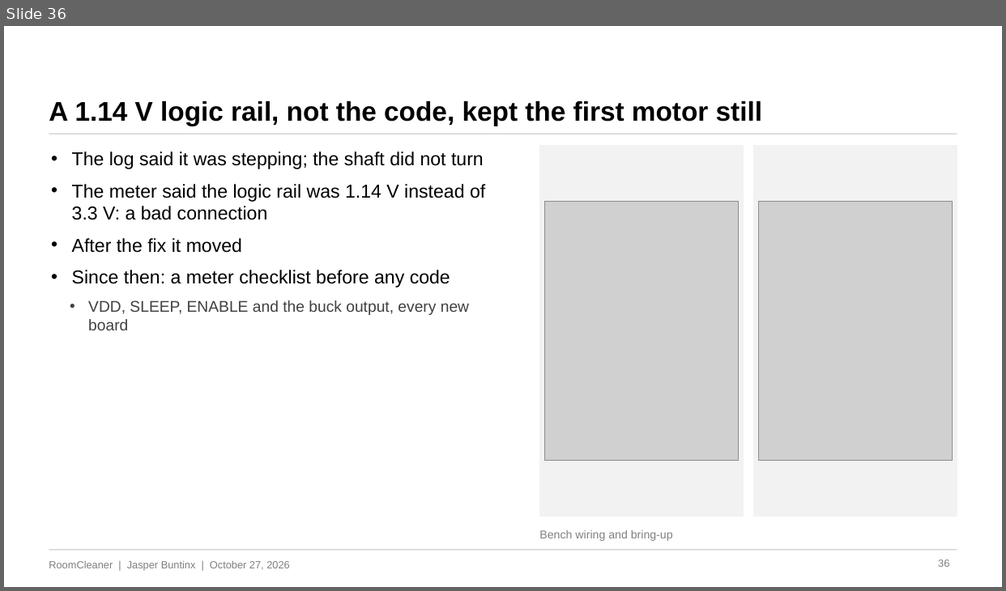
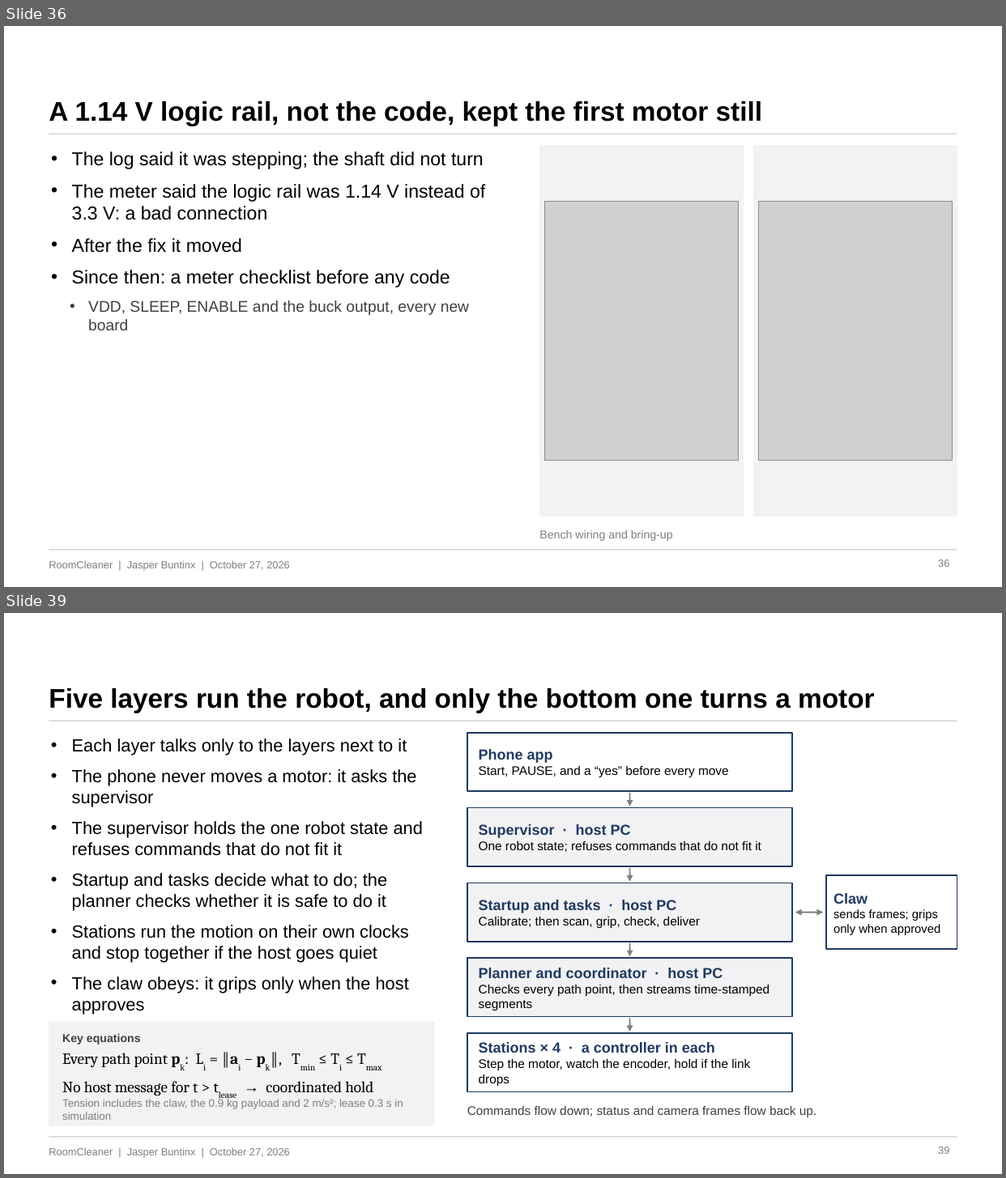
Before and after one commit to Jaspario1199/RoomCleaner, a slide deck: docs/presentation/deck_v4/RoomCleaner_Buntinx_Oct27_v4.pptx. Shown one above the other, each under a label of ours: slide 36 before the commit, slides 36 and 39 after it; the slides between them are not shown. The pictures are 1006x591 and 1006x1178 pixels, drawn with LibreOffice and Linux fonts; fonts in the diff are those of the drawing; grey boxes stand for pictures. Boxes give left, top, right and bottom in pixels: in the first picture for what was removed or moved away, otherwise in the second. Text is boxed around its words. In the diff, an @@ line names an element or a change of style, - is before the commit and + after.

```diff
--- a/docs/presentation/deck_v4/RoomCleaner_Buntinx_Oct27_v4.pptx
+++ b/docs/presentation/deck_v4/RoomCleaner_Buntinx_Oct27_v4.pptx
@@ slide 39 added at [4,613,1002,1174], background #FFFFFF; not listed: 2 template elements that a slide beside it also shows @@
@@ text added at [49,688,875,713], 26 pt, text #000000, bold @@
+Five layers run the robot, and only the bottom one turns a motor
@@ line added from (49, 721) to (957, 721), #BFBFBF 0.75 pt @@
@@ rectangle added at [467,733,792,791], fill #FFFFFF, outline #1F3A5F 1.25 pt @@
@@ text added at [72,739,423,1015], 17 pt, text #000000 @@
+• Each layer talks only to the layers next to it
+• The phone never moves a motor: it asks the supervisor
+• The supervisor holds the one robot state and refuses commands that do not fit it
+• Startup and tasks decide what to do; the planner checks whether it is safe to do it
+• Stations run the motion on their own clocks and stop together if the host goes quiet
+• The claw obeys: it grips only when the host approves
@@ text added at [479,749,729,778], 12 pt, text #000000 @@
+Phone app
+Start, PAUSE, and a “yes” before every move
@@ arrow added from (630, 793) to (630, 806), #7F7F7F 1.5 pt @@
@@ rectangle added at [467,807,792,866], fill #F2F2F4, outline #1F3A5F 1.25 pt @@
@@ text added at [479,824,761,852], 12 pt, text #000000 @@
+Supervisor · host PC
+One robot state; refuses commands that do not fit it
@@ arrow added from (630, 868) to (630, 882), #7F7F7F 1.5 pt @@
@@ rectangle added at [826,875,957,949], fill #FFFFFF, outline #1F3A5F 1.25 pt @@
@@ rectangle added at [467,884,792,942], fill #F2F2F4, outline #1F3A5F 1.25 pt @@
@@ text added at [479,900,700,929], 12 pt, text #000000 @@
+Startup and tasks · host PC
+Calibrate; then scan, grip, check, deliver
@@ text added at [833,893,941,935], 11.5 pt, text #000000 @@
+Claw
+sends frames; grips only when approved
@@ double arrow added from (795, 913) to (823, 913), #7F7F7F 1.5 pt @@
@@ arrow added from (630, 943) to (630, 956), #7F7F7F 1.5 pt @@
@@ rectangle added at [467,958,792,1016], fill #F2F2F4, outline #1F3A5F 1.25 pt @@
@@ text added at [479,968,769,1011], 12 pt, text #000000 @@
+Planner and coordinator · host PC
+Checks every path point, then streams time-stamped segments
@@ rectangle added at [49,1023,434,1126], fill #F2F2F2, outline #F2F2F2 0.5 pt @@
@@ arrow added from (630, 1019) to (630, 1033), #7F7F7F 1.5 pt @@
@@ text added at [62,1034,141,1045], 11 pt, text #404040, bold @@
+Key equations
@@ rectangle added at [467,1033,792,1093], fill #FFFFFF, outline #1F3A5F 1.25 pt @@
@@ text added at [479,1042,750,1086], 12 pt, text #000000 @@
+Stations × 4 · a controller in each
+Step the motor, watch the encoder, hold if the link drops
@@ text added at [62,1053,373,1097], 15 pt, text #000000 @@
+Every path point pk: Li = ‖ai − pk‖, Tmin ≤ Ti ≤ Tmax
+No host message for t > tlease → coordinated hold
@@ text added at [62,1099,403,1120], 10.5 pt, text #7F7F7F @@
+Tension includes the claw, the 0.9 kg payload and 2 m/s²; lease 0.3 s in simulation
@@ text added at [467,1106,816,1118], 12 pt, text #404040 @@
+Commands flow down; status and camera frames flow back up.
@@ page number added at [938,1147,949,1154], 10 pt, text #7F7F7F @@
+39
```
Also in this commit, not shown: 4 slides changed, 4 other slides added, 2 other files.
